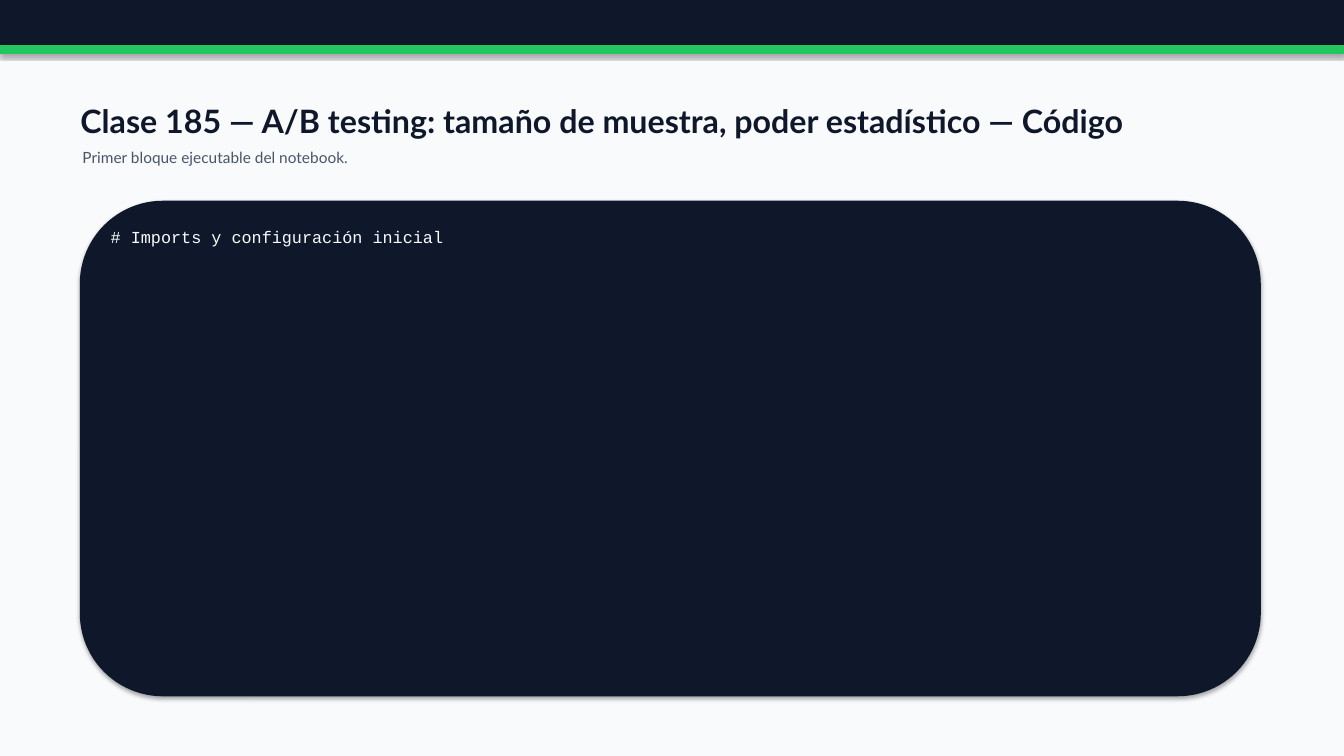
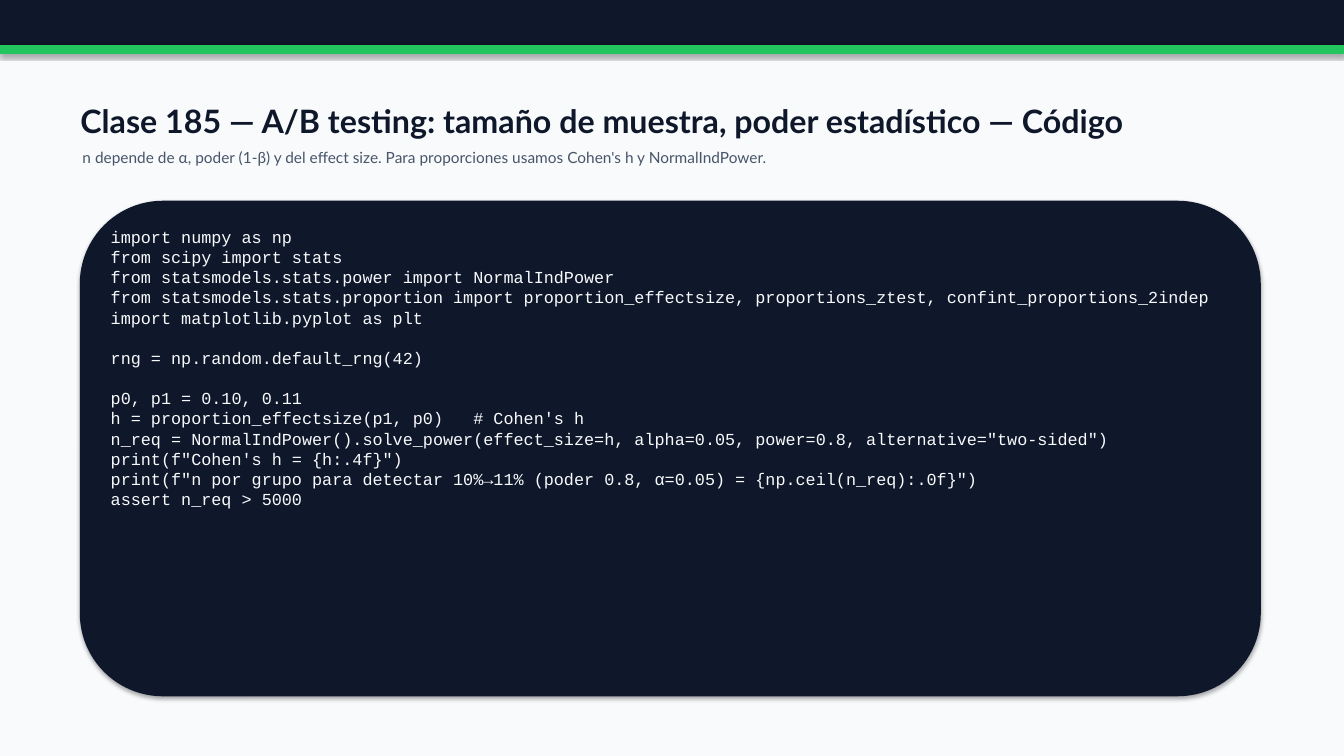
Before and after one commit to vladimiracunadev-create/python-data-science-bootcamp, a slide deck: slide 57 of docs/presentaciones/parts/parte-3-estadistica-inferencial-completa.pptx. Drawn at 1344x756 pixels with LibreOffice and Linux fonts; fonts in the diff are those of the drawing. Boxes give left, top, right and bottom in pixels: in the first picture for what was removed or moved away, otherwise in the second. Text is boxed around its words. In the diff, an @@ line names an element or a change of style, - is before the commit and + after.

```diff
--- a/docs/presentaciones/parts/parte-3-estadistica-inferencial-completa.pptx
+++ b/docs/presentaciones/parts/parte-3-estadistica-inferencial-completa.pptx
@@ text at box(82, 151, 767, 166): text changed @@
-Primer bloque ejecutable del notebook.
+n depende de α, poder (1-β) y del effect size. Para proporciones usamos Cohen's h y NormalIndPower.
@@ text at box(111, 231, 1209, 509): text changed @@
-# Imports y configuración inicial
+import numpy as np
+from scipy import stats
+from statsmodels.stats.power import NormalIndPower
+from statsmodels.stats.proportion import proportion_effectsize, proportions_ztest, confint_proportions_2indep
+import matplotlib.pyplot as plt
+rng = np.random.default_rng(42)
+p0, p1 = 0.10, 0.11
+h = proportion_effectsize(p1, p0) # Cohen's h
+n_req = NormalIndPower().solve_power(effect_size=h, alpha=0.05, power=0.8, alternative="two-sided")
+print(f"Cohen's h = {h:.4f}")
+print(f"n por grupo para detectar 10%→11% (poder 0.8, α=0.05) = {np.ceil(n_req):.0f}")
+assert n_req > 5000
```
Also in this commit, not shown: 12 other slides changed, 19 other files.
